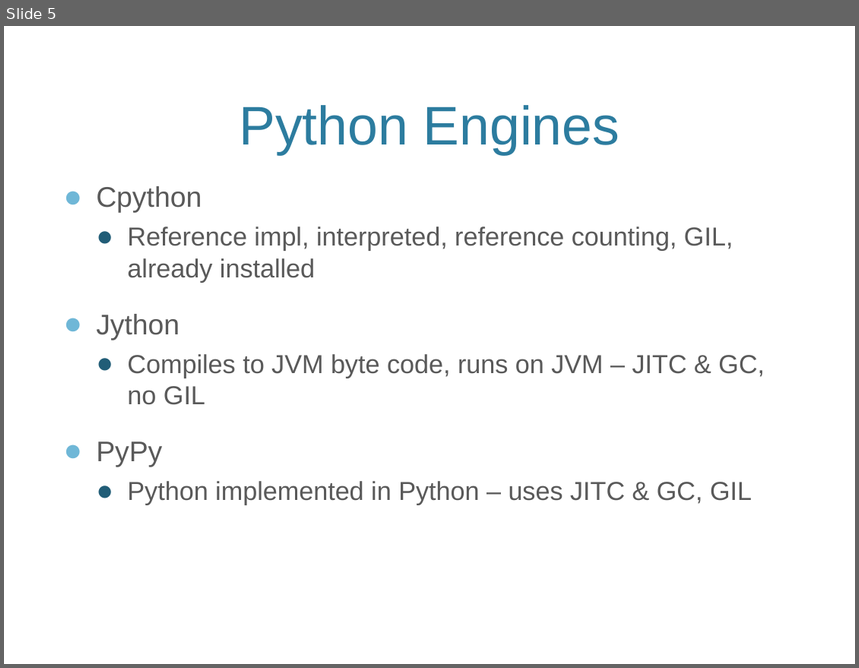
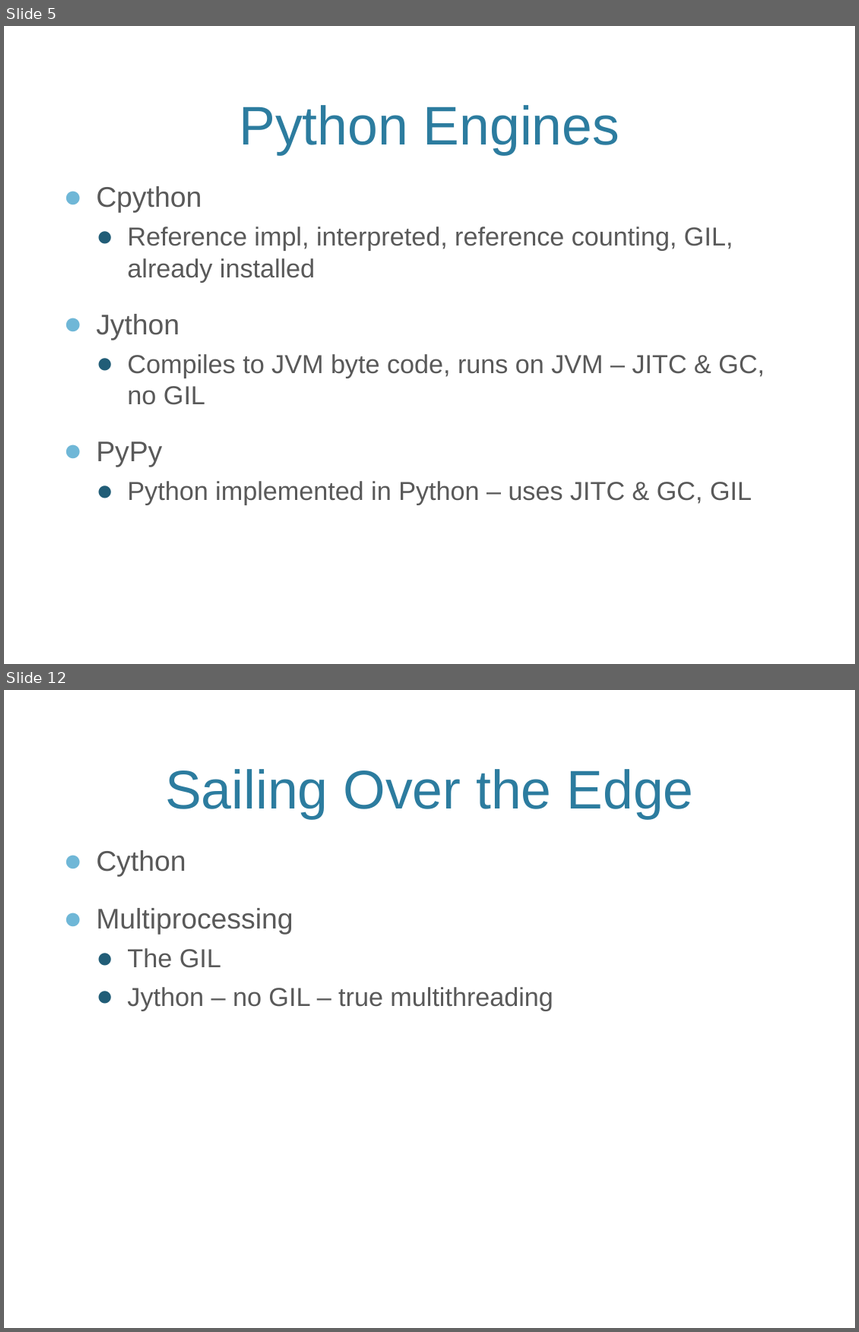
Before and after one commit to maccergit/python-talk, a slide deck: Python Performance Talk.pptx. Shown one above the other, each under a label of ours: slide 5 before the commit, slides 5 and 12 after it; the slides between them are not shown. The pictures are 859x668 and 859x1332 pixels, drawn with LibreOffice and Linux fonts; fonts in the diff are those of the drawing; background and template pictures are left out. Boxes give left, top, right and bottom in pixels: in the first picture for what was removed or moved away, otherwise in the second. Text is boxed around its words. In the diff, an @@ line names an element or a change of style, - is before the commit and + after.

```diff
--- a/Python Performance Talk.pptx
+++ b/Python Performance Talk.pptx
@@ slide 12 added at [4, 690, 855, 1328], background picture (left out) @@
@@ title added at [165, 769, 694, 819], 46 pt, text #2C7C9F @@
+Sailing Over the Edge
@@ text added at [96, 850, 553, 1011], 22 pt, text #595959 @@
+● Cython
+● Multiprocessing
+  ● The GIL
+  ● Jython – no GIL – true multithreading
```
Also in this commit, not shown: 2 slides changed, 6 other slides added.
